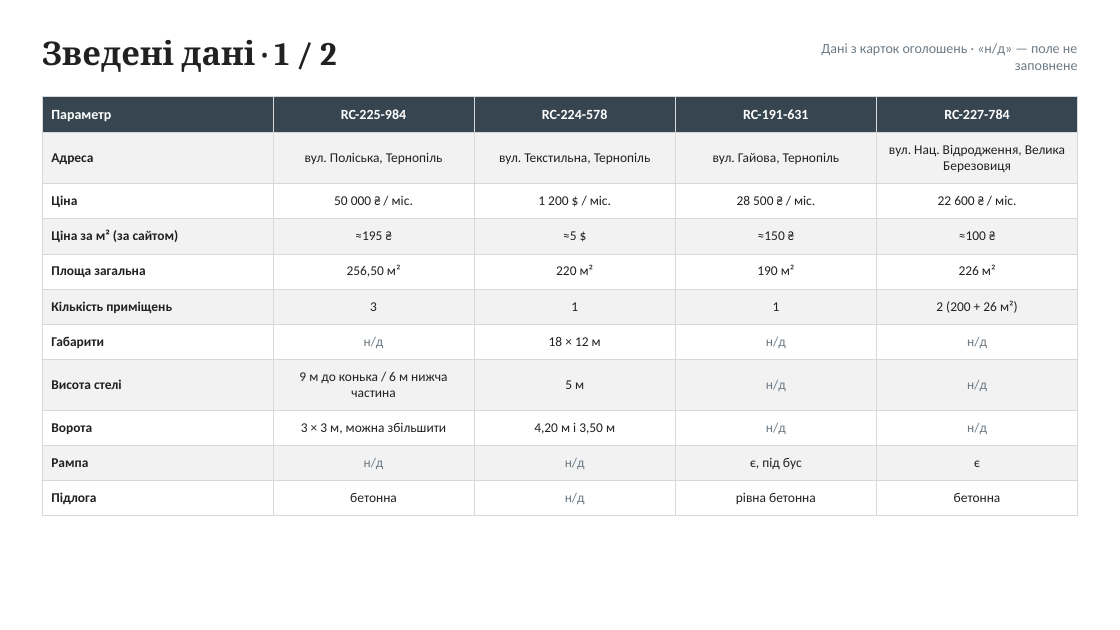
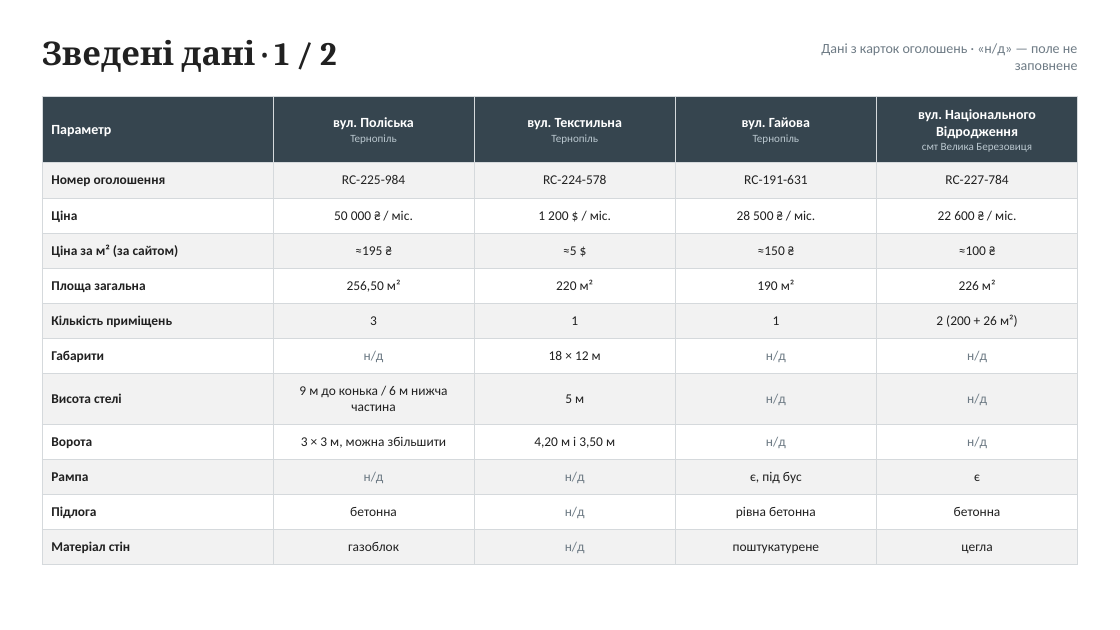
Before and after one commit to IllyaChaplygin/Chaplygin-Illya, a slide deck: slide 2 of Sklady-Ternopil-4-obiekty.pptx. Drawn at 1120x630 pixels with LibreOffice and Linux fonts; fonts in the diff are those of the drawing. Boxes give left, top, right and bottom in pixels: in the first picture for what was removed or moved away, otherwise in the second. Text is boxed around its words. In the diff, an @@ line names an element or a change of style, - is before the commit and + after.

```diff
--- a/Sklady-Ternopil-4-obiekty.pptx
+++ b/Sklady-Ternopil-4-obiekty.pptx
@@ table at [42, 97, 1080, 557] @@
-row 1: Параметр | RC-225-984 | RC-224-578 | RC-191-631 | RC-227-784
+row 1: Параметр | вул. Поліська / Тернопіль | вул. Текстильна / Тернопіль | вул. Гайова / Тернопіль | вул. Національного Відродження / смт Велика Березовиця
-row 2: Адреса | вул. Поліська, Тернопіль | вул. Текстильна, Тернопіль | вул. Гайова, Тернопіль | вул. Нац. Відродження, Велика Березовиця
+row 2: Номер оголошення | RC-225-984 | RC-224-578 | RC-191-631 | RC-227-784
+row 12: Матеріал стін | газоблок | н/д | поштукатурене | цегла
```
Also in this commit, not shown: 16 other slides changed.
